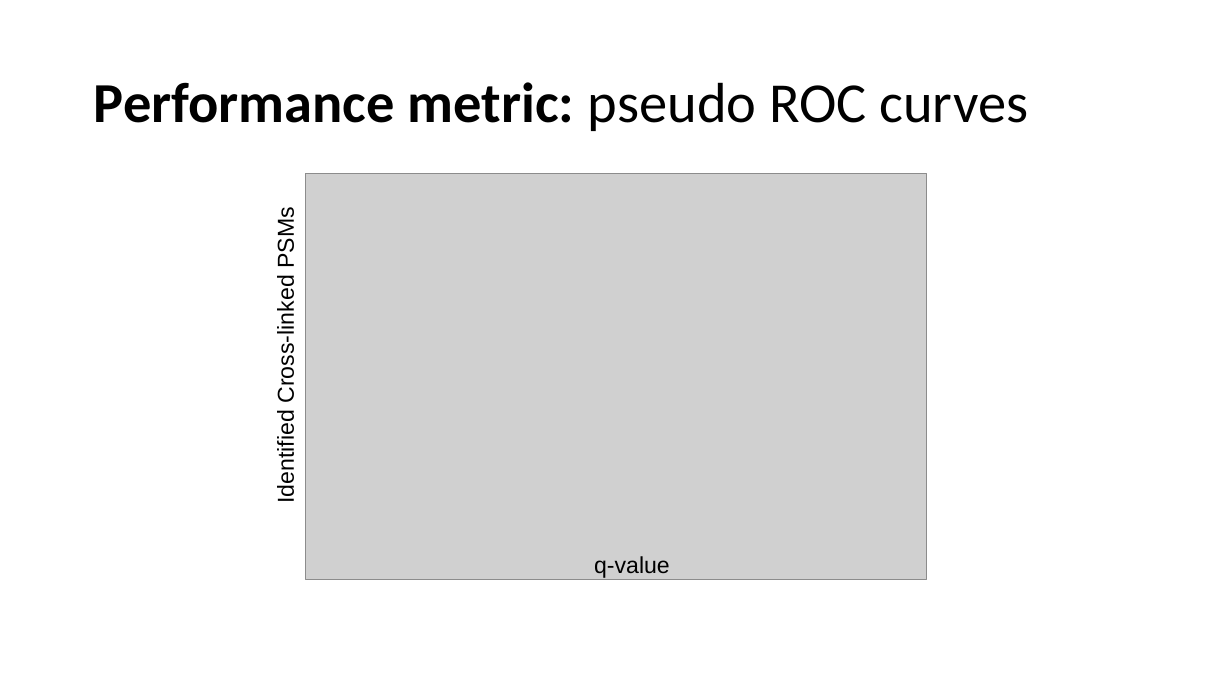
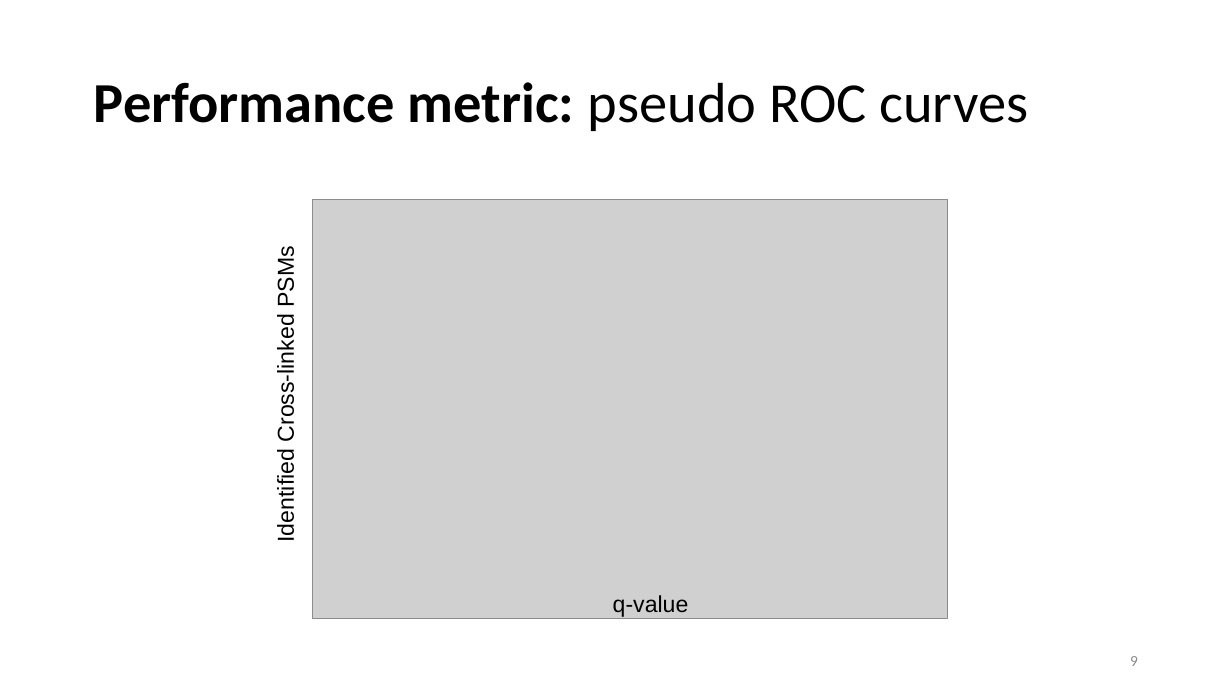
Before and after one commit to emilpaulitz/Bachelor-Thesis, a slide deck: slide 9 of doc/presentation_v2.pptx. Drawn at 1232x693 pixels with LibreOffice and Linux fonts; fonts in the diff are those of the drawing; grey boxes stand for pictures. Boxes give left, top, right and bottom in pixels: in the first picture for what was removed or moved away, otherwise in the second. Text is boxed around its words. In the diff, an @@ line names an element or a change of style, - is before the commit and + after.

```diff
--- a/doc/presentation_v2.pptx
+++ b/doc/presentation_v2.pptx
@@ text "Identified Cross-linked PSMs": place and size @@
-text "Identified Cross-linked PSMs" at [273,213,299,501]
+text "Identified Cross-linked PSMs" at [273,252,299,540]
@@ picture: place and size @@
-picture at [305,174,927,579]
+picture at [312,200,948,618]
@@ text "q-value": place and size @@
-text "q-value" at [594,556,670,578]
+text "q-value" at [613,595,689,617]
@@ page number added at [1130,656,1138,666], 12 pt, text #8C8C8C @@
+9
```
Also in this commit, not shown: 14 other slides changed, 2 slides added, 2 slides removed, 7 other files.
